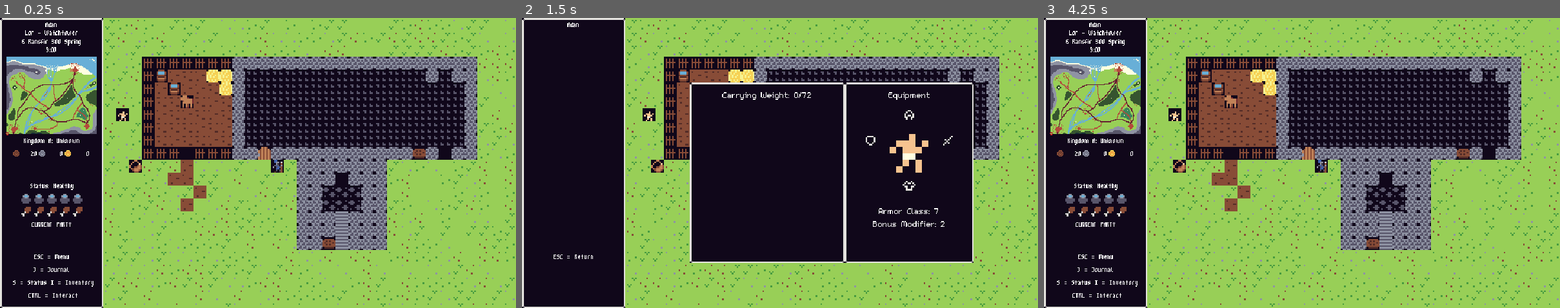
Above: before the commit, frames 1-3 (left to right).
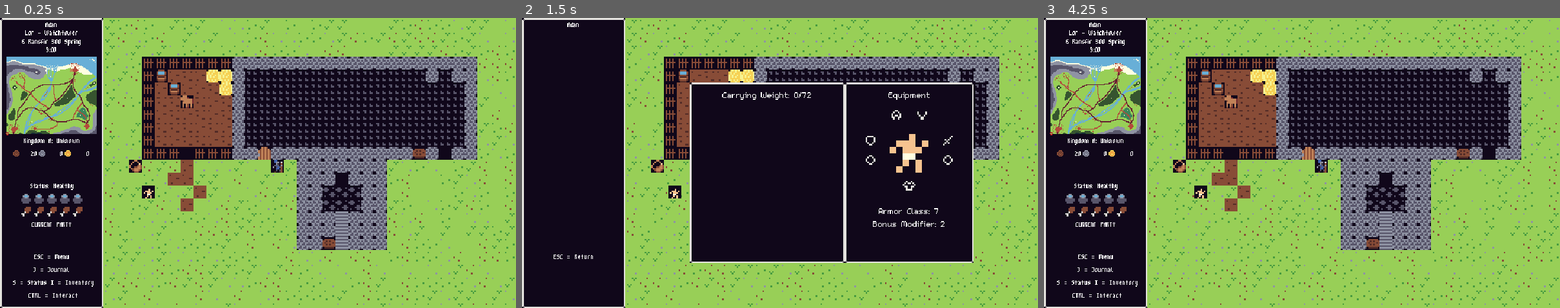
Above: after the commit, the same moments.

Repository: ChrisGlenn/Taelus
Game: Godot game, scene res://Scenes/Cells/Region-Lor/L00x48/lor_00x_48.tscn
Same seed, same stepped clock (60 frames per second), same inputs: the game is played once before the commit and once after it.
Inputs:
- Up to frame 1 (0.25 s): no input
- Up to frame 2 (1.5 s): tap Enter (tae_enter) at 0.5 s; hold Right (tae_right) 0.53-1.28 s; tap I (tae_i) at 0.6 s; tap J (tae_j) at 0.8, 1.35 s; tap Space (tae_select) at 1.25 s; hold Down (tae_down) from 1.28 s (still down)
- Up to frame 3 (4.25 s): tap Ctrl (tae_mode) at 1.55, 2.1 s; tap Enter (tae_enter) at 2, 3.5 s; release Down (tae_down) at 2.03 s; hold Right (tae_right) 2.03-2.78 s; tap S (tae_s) at 2.3, 2.85 s; tap Space (tae_select) at 2.75, 3.05, 3.6 s; hold Up (tae_up) 2.78-3.53 s; hold Left (tae_left) from 3.53 s (still down); tap I (tae_i) at 3.8 s; tap Escape (tae_cancel) at 4.15 s

The runs differ from the first frame. In frame 1, 0.2% of the frame differs, in the area x 22-30%, y 31-63%; in frame 2, 0.3%, in the area x 23-84%, y 31-63%; in frame 3, 0.2%.
Error before the commit: Invalid access of index '0' on a base object of type: 'Array'. (res://Scenes/UI/HUD/hud.gd:130)
Error after the commit: Invalid access of index '0' on a base object of type: 'Array'. (res://Scenes/UI/HUD/hud.gd:132)

Commit message:
1/23/2024 AFTERNOON

Diff:
--- a/JSON/System/items.json
+++ b/JSON/System/items.json
@@ -1,6 +1,5 @@
 [
 	{"item": 0},
-	{"item": 1,"control": "sel_drink","name": "WATERSKIN","desc": "A waterskin made of leather.","amnt": 5,"max_amnt": 5,"weight": 0.2,"type": "FOOD"},
-	{"item": 2,"control": "sel_eat","name": "RATION","desc": "A bowl of food.","amnt": 5,"max_amnt": 5,"weight": 0.5,"type": "FOOD"},
-	{"item": 3}
+	{"item": 1,"control": "sel_drink","name": "WATERSKIN","desc": "A waterskin made of leather.","amnt": 5,"max_amnt": 5,"weight": 0.2,"type": "CONSUME","func_one": [1,50.0],"func_two": [0],"func_three": [0]},
+	{"item": 2,"control": "sel_eat","name": "RATION","desc": "A bowl of food.","amnt": 1,"max_amnt": 99,"weight": 0.5,"type": "CONSUME","func_one": [1,30.0],"func_two": [0],"func_three": [0]}
 ]
--- a/Scenes/Cells/Region-Lor/L00x48/lor_00x_48.tscn
+++ b/Scenes/Cells/Region-Lor/L00x48/lor_00x_48.tscn
@@ -22,7 +22,7 @@
 
 [node name="Player" parent="." instance=ExtResource("2_3xp4i")]
 process_mode = 1
-position = Vector2(144, 112)
+position = Vector2(176, 208)
 
 [node name="Decor" type="Node" parent="."]
 
--- a/Scenes/Player/Player.gd
+++ b/Scenes/Player/Player.gd
@@ -93,6 +93,7 @@
 					moving = true
 		# selection input
 		if Input.is_action_just_pressed("tae_mode"):
+			Globals.hud_controlable = false # stop hud swapping
 			select_mode = true # turn on select mode to enable cursor
 		# pause the game
 		if Input.is_action_just_pressed("tae_cancel"):
@@ -187,6 +188,7 @@
 			$Weapon.flip_h = true
 			select_pos = 3
 		elif Input.is_action_just_pressed("tae_cancel"):
+			Globals.hud_controlable = true # can swap huds
 			select_mode = false # turn off select mode
 	else:
 		# hide the selector if outside of select_mode
--- a/Scenes/Prefabs/Items/PickUp/pick_up.gd
+++ b/Scenes/Prefabs/Items/PickUp/pick_up.gd
@@ -67,11 +67,6 @@
 				# PLAY SOUND
 				var new_item = Globals.items[item_no]
 				new_item["amnt"] = item_amount
-				new_item["desc"] = item_desc
-				new_item["name"] = item_name
-				new_item["func_one"] = function_one
-				new_item["func_two"] = function_two
-				new_item["func_three"] = function_three
 				Globals.player["inventory"].append(new_item)
 				Functions.message(str(TITLE, " has been picked up."))
 				Globals.placed_.append(id) # record item picked up
@@ -81,11 +76,6 @@
 			# PLAY SOUND
 			var new_item = Globals.items[item_no]
 			new_item["amnt"] = item_amount
-			new_item["desc"] = item_desc
-			new_item["name"] = item_name
-			new_item["func_one"] = function_one
-			new_item["func_two"] = function_two
-			new_item["func_three"] = function_three
 			Globals.player["inventory"].append(new_item)
 			Functions.message(str(TITLE, " has been picked up."))
 			Globals.placed_.append(id) # record item picked up
--- a/Scenes/Prefabs/TaelusMap/taelus_map.tscn
+++ b/Scenes/Prefabs/TaelusMap/taelus_map.tscn
@@ -900,6 +900,7 @@
 22:8/0 = 0
 22:8/0/physics_layer_0/linear_velocity = Vector2(0, 0)
 22:8/0/physics_layer_0/angular_velocity = 0.0
+22:8/0/physics_layer_0/polygon_0/points = PackedVector2Array(-8, -8, 8, -8, 8, 8, -8, 8)
 23:8/0 = 0
 23:8/0/physics_layer_0/linear_velocity = Vector2(0, 0)
 23:8/0/physics_layer_0/angular_velocity = 0.0
--- a/Scenes/UI/HUD/hud.gd
+++ b/Scenes/UI/HUD/hud.gd
@@ -81,15 +81,16 @@
 		TIME.text = str(Globals.hour, ":") + str(Globals.minutes).pad_zeros(2)
 		REGION.text = Globals.current_region + " - " + Globals.current_location # current region/location (city, area, ect...)
 		# INPUT
-		if Input.is_action_just_pressed("tae_cancel"):
-			pass # PAUSE MENU GOES HERE!!!
-		elif Input.is_action_just_pressed("tae_j"):
-			pass # JOURNAL GOES HERE
-		elif Input.is_action_just_pressed("tae_s"):
-			pass # STATUS SCREEN GOES HERE
-		elif Input.is_action_just_pressed("tae_i"):
-			update_inventory() # refresh the inventory
-			Globals.hud_mode = "INVENTORY" # change to inventory
+		if Globals.hud_controlable:
+			if Input.is_action_just_pressed("tae_cancel"):
+				pass # PAUSE MENU GOES HERE!!!
+			elif Input.is_action_just_pressed("tae_j"):
+				pass # JOURNAL GOES HERE
+			elif Input.is_action_just_pressed("tae_s"):
+				pass # STATUS SCREEN GOES HERE
+			elif Input.is_action_just_pressed("tae_i"):
+				update_inventory() # refresh the inventory
+				Globals.hud_mode = "INVENTORY" # change to inventory
 	elif Globals.hud_mode == "SELECT":
 		# When the player uses the selector to select something the information is displayed here.
 		# this will also give the player a set of options they can choose to interact with the world
@@ -126,9 +127,16 @@
 			if inv_cursor_pos + 5 < Globals.player["inventory"].size() - 1 and inv_cursor_pos < 16:
 				inv_cursor_pos += 5 # move down
 		if Input.is_action_just_pressed("tae_select"):
-			# Globals.player["inventory"][inv_cursor_pos]["func_one"]
-			Functions.inv_func(Globals.player["inventory"][inv_cursor_pos]["func_one"][0], Globals.player["inventory"][inv_cursor_pos]["func_one"][1])
-
+			# FIRST FUNCTION
+			# check what kind of item is in the inventory then run the first function feeding in parameters as needed
+			if Globals.player["inventory"][inv_cursor_pos]["type"] == "CONSUME":
+				if Globals.player["inventory"][inv_cursor_pos]["amnt"] > 0:
+					Functions.inv_func(Globals.player["inventory"][inv_cursor_pos]["func_one"][0], Globals.player["inventory"][inv_cursor_pos]["func_one"][1])
+					Globals.player["inventory"][inv_cursor_pos]["amnt"] -= 1
+				else:
+					Functions.message(str(Globals.player["inventory"][inv_cursor_pos]["name"], " is empty."))
+			elif Globals.player["inventory"][inv_cursor_pos]["type"] == "EQUIP":
+				print("INVENTORY EQUIP")
 		# MENU INPUT
 		if Input.is_action_just_pressed("tae_cancel"):
 			Globals.can_play = true # return player control
@@ -158,6 +166,8 @@
 			# set the inventory selector as NOT active
 			INVCURSOR.frame = 1
 			inv_cursor_active = false
+	# EQUIPMENT UPDATE
+	$Inventory/EquipmentOverlay/StatusLabel.text = str("Armor Class: ", Globals.player["armor_class"], "\nBonus Modifier: ", Globals.player["bonus_mod"])
 
 func inventory_cursor():
 	if inv_cursor_active:
--- a/Scenes/UI/HUD/hud.tscn
+++ b/Scenes/UI/HUD/hud.tscn
@@ -857,7 +857,7 @@
 frame = 1
 
 [node name="EquipHelmet" type="Sprite2D" parent="Inventory/EquipmentOverlay"]
-position = Vector2(72, 32)
+position = Vector2(56, 32)
 texture = ExtResource("13_pcpjy")
 centered = false
 hframes = 32
@@ -887,6 +887,30 @@
 hframes = 32
 vframes = 32
 frame = 61
+
+[node name="EquipLRing" type="Sprite2D" parent="Inventory/EquipmentOverlay"]
+position = Vector2(120, 88)
+texture = ExtResource("13_pcpjy")
+centered = false
+hframes = 32
+vframes = 32
+frame = 59
+
+[node name="EquipRRing" type="Sprite2D" parent="Inventory/EquipmentOverlay"]
+position = Vector2(24, 88)
+texture = ExtResource("13_pcpjy")
+centered = false
+hframes = 32
+vframes = 32
+frame = 59
+
+[node name="EquipNecklace" type="Sprite2D" parent="Inventory/EquipmentOverlay"]
+position = Vector2(88, 32)
+texture = ExtResource("13_pcpjy")
+centered = false
+hframes = 32
+vframes = 32
+frame = 58
 
 [node name="StatusLabel" type="Label" parent="Inventory/EquipmentOverlay"]
 layout_mode = 0
--- a/Scripts/Functions.gd
+++ b/Scripts/Functions.gd
@@ -34,20 +34,14 @@
 # eating/drinking
 func drink_water(quench): # (quench, risk, use)
 	# restore the player's thirst by the 'quench' amount
-	if Globals.player["thirst"] >= 100.0:
-		message("You are not thirsty.")
+	if quench > 0:
+		Globals.player["thirst"] += quench # restore player thirst
+		if Globals.player["thirst"] > 100.0: Globals.player["thirst"] = 100.0 # make sure it doesn't exceed 100
+		# CALL AN EVENT FUNCTION FOR SICKNESS WITH THE RISK
+		# display a message
+		message("You drink some water.")
 	else:
-		if quench > 0:
-			if Globals.player["thirst"] < 100.0:
-				Globals.player["thirst"] += quench # restore player thirst
-				if Globals.player["thirst"] > 100.0: Globals.player["thirst"] = 100.0 # make sure it doesn't exceed 100
-				# CALL AN EVENT FUNCTION FOR SICKNESS WITH THE RISK
-				# display a message
-				message("You drink some water.")
-			else:
-				message("You are not thirsty.")
-		else:
-			print("ERROR: QUENCH NOT SET FOR DRINK_WATER FUNCTION!!!")
+		print("ERROR: QUENCH NOT SET FOR DRINK_WATER FUNCTION!!!")
 
 func refill(container, liquid):
 	# will refill a container with a liquid...
--- a/Scripts/Globals.gd
+++ b/Scripts/Globals.gd
@@ -8,7 +8,7 @@
 var new_scene_player_set = false # if true then the player will reset self based on origin coords
 var new_scene_player_origin = Vector2(0,0) # where the player spawns in a new scene
 var movement_speed = 76 # global movement speed
-var items = [{"item": 0},{"item": 1,"control": "sel_drink"," …(65 unchanged characters)…  5,"max_amnt": 5,"weight": 0.2,"type": "FOOD","func_one": [1,50.0],"func_two": [0],"func_three": [0]}] …(98 unchanged characters)…
+var items = [{"item": 0},{"item": 1,"control": "sel_drink"," …(65 unchanged characters)…  5,"max_amnt": 5,"weight": 0.2,"type": "CONSUME","func_one": [1,50.0],"func_two": [0],"func_three": [0]},{"item": 2,"control": "sel_eat","name": "RATION","desc": "A bowl of food.","amnt": 1,"max_amnt": 99,"weight": 0.5,"type": "CONSUME","func_one": [1,30.0],"func_two": [0],"func_three": [0]}] …(98 unchanged characters)…
 var placed_ = [] # items, ect already placed in the game to stop double spawning
 
 # GAMEPLAY
@@ -18,6 +18,7 @@
 # HUD variables
 # selector
 var hud_mode = "MAIN" # main, select (selection), diag (dialogue), stat (status), inv (inventory)
+var hud_controlable = true # if false can't change hud modes
 var narr_message_icon = 0 # set the narrative message icon
 var narr_message_text = "" # the message text to display
 var messages = -1 # goes from 0 to 15 before resetting
Binary file changed: Tilesets/Taelus-Characters.png
